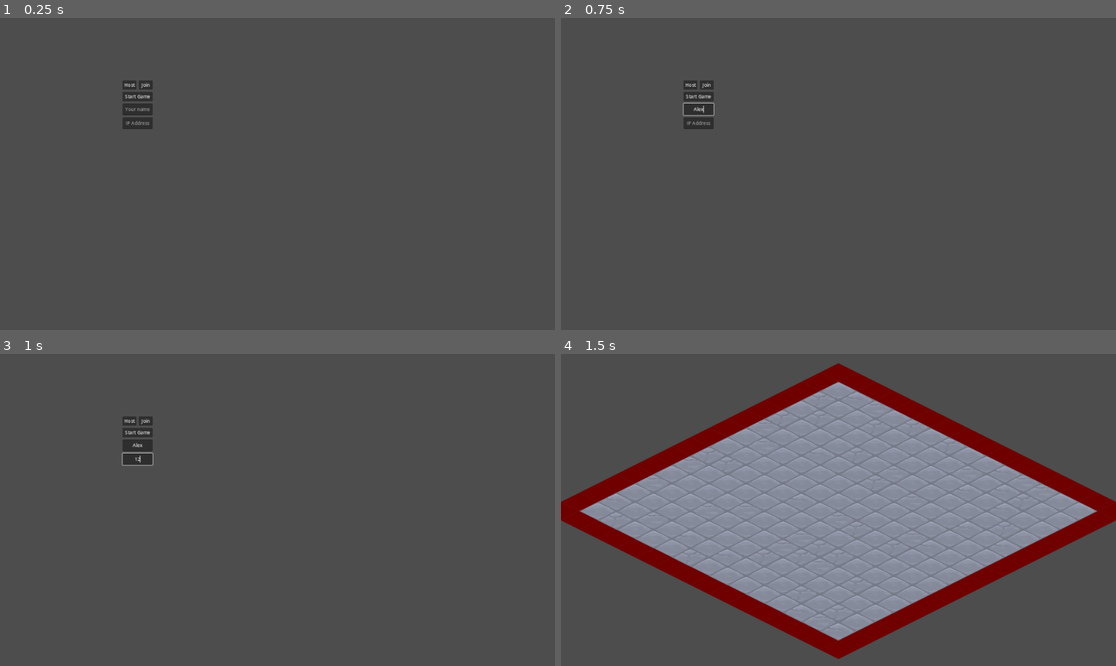
Above: before the commit, frames 1-4 (two rows, left to right).
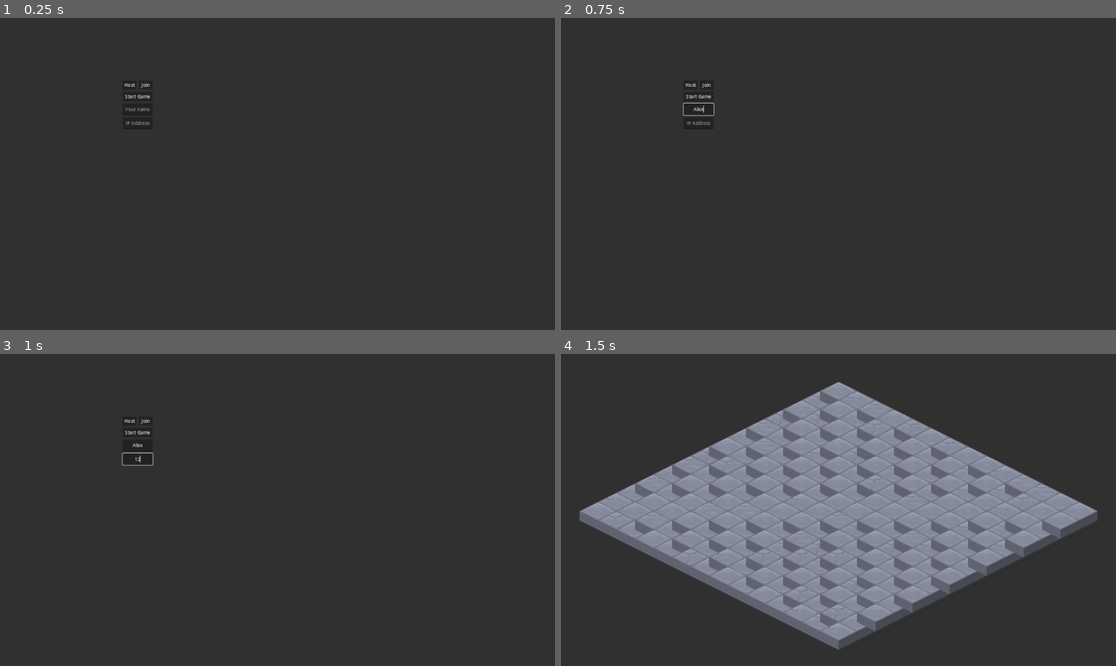
Above: after the commit, the same moments.

Repository: Apoc182/02_multiplayer
Game: Godot game, scene res://menu.tscn
Same seed, same stepped clock (60 frames per second), same inputs: the game is played once before the commit and once after it.
Inputs (mouse positions are in pixels of both pictures, inside the frame that each line leads up to):
- Up to frame 1 (0.25 s): no input
- Up to frame 2 (0.75 s): click (699, 108) at 0.52 s; type "Alex" at 0.6 s
- Up to frame 3 (1 s): click (138, 460) at 0.75 s; type "12" at 0.83 s
- Up to frame 4 (1.5 s): click "Start Game" at 1.25 s

The runs differ from the first frame. In frame 1, 99% of the frame differs, in the area x 0-100%, y 0-100%; in frame 2, 99%; in frame 3, 99%; in frame 4, 67%.

Commit message:
Rotate input direction

Diff:
--- a/02_multiplayer/Player/player.gd
+++ b/02_multiplayer/Player/player.gd
@@ -1,10 +1,7 @@
 extends CharacterBody2D
 
 
-const SPEED: int = 320
-
-var input_enabled: bool = true
-var rotate_input_direction: bool = false
+const SPEED: int = 384
 
 @onready var health: Health = $Health
 
@@ -15,20 +12,11 @@
     if not is_this_client():
         return
 
-    if Input.is_action_just_pressed("ui_accept"):
-        rotate_input_direction = !rotate_input_direction
-
     var input_direction = get_input_direction()
-    if rotate_input_direction:
-        input_direction = input_direction.rotated(deg_to_rad(315))
-    input_direction = cartesian_to_isometric(input_direction)
+    input_direction = cartesian_to_isometric(get_input_direction())
 
     velocity = input_direction * SPEED
     move_and_slide()
-
-    $Node/Label.global_position = Vector2(32, 32)
-    $Node/Label2.global_position = Vector2(32, 96)
-    $Node/Label2.text = "rotate_input_direction = " + str(rotate_input_direction)
 
 
 func _ready():
@@ -37,11 +25,7 @@
 func get_input_direction() -> Vector2:
     var input_direction_x = Input.get_axis("move_left", "move_right")
     var input_direction_y = Input.get_axis("move_up", "move_down")
-
-    if input_enabled:
-        return Vector2(input_direction_x, input_direction_y).normalized()
-    else:
-        return Vector2.ZERO
+    return Vector2(input_direction_x, input_direction_y)
 
 
 func _on_hurtbox_hit(damage):
@@ -61,8 +45,9 @@
 
 func cartesian_to_isometric(cartesian_vector: Vector2) -> Vector2:
     var isometric_vector = Vector2.ZERO
+    cartesian_vector = cartesian_vector.rotated(deg_to_rad(315))
 
     isometric_vector.x = cartesian_vector.x - cartesian_vector.y
     isometric_vector.y = (cartesian_vector.x + cartesian_vector.y) / 2
 
-    return isometric_vector
+    return isometric_vector.normalized()
--- a/02_multiplayer/Player/player.tscn
+++ b/02_multiplayer/Player/player.tscn
@@ -60,19 +60,6 @@
 [node name="MultiplayerSynchronizer" type="MultiplayerSynchronizer" parent="."]
 replication_config = SubResource("SceneReplicationConfig_r4jug")
 
-[node name="Node" type="Node" parent="."]
-
-[node name="Label" type="Label" parent="Node"]
-offset_right = 281.0
-offset_bottom = 26.0
-theme_override_font_sizes/font_size = 32
-text = "Press \"Space\" to Rotate Input Vector"
-
-[node name="Label2" type="Label" parent="Node"]
-offset_right = 40.0
-offset_bottom = 23.0
-theme_override_font_sizes/font_size = 32
-
 [connection signal="hit" from="Hurtbox" to="." method="_on_hurtbox_hit"]
 [connection signal="area_entered" from="HitBox" to="HitBox" method="_on_area_entered"]
 [connection signal="health_changed" from="Health" to="." method="_on_health_changed"]
--- a/02_multiplayer/project.godot
+++ b/02_multiplayer/project.godot
@@ -60,3 +60,7 @@
 , Object(InputEventJoypadMotion,"resource_local_to_scene":false,"resource_name":"","device":-1,"axis":1,"axis_value":1.0,"script":null)
 ]
 }
+
+[rendering]
+
+environment/defaults/default_clear_color=Color(0.188235, 0.188235, 0.188235, 1)
--- a/02_multiplayer/room.tscn
+++ b/02_multiplayer/room.tscn
@@ -6,7 +6,7 @@
 
 [sub_resource type="TileSetAtlasSource" id="TileSetAtlasSource_cylkp"]
 texture = ExtResource("1_fm3ah")
-texture_region_size = Vector2i(128, 64)
+texture_region_size = Vector2i(128, 128)
 0:0/0 = 0
 0:0/0/physics_layer_0/linear_velocity = Vector2(0, 0)
 0:0/0/physics_layer_0/angular_velocity = 0.0
Binary file changed: 02_multiplayer/tile_floor.png
